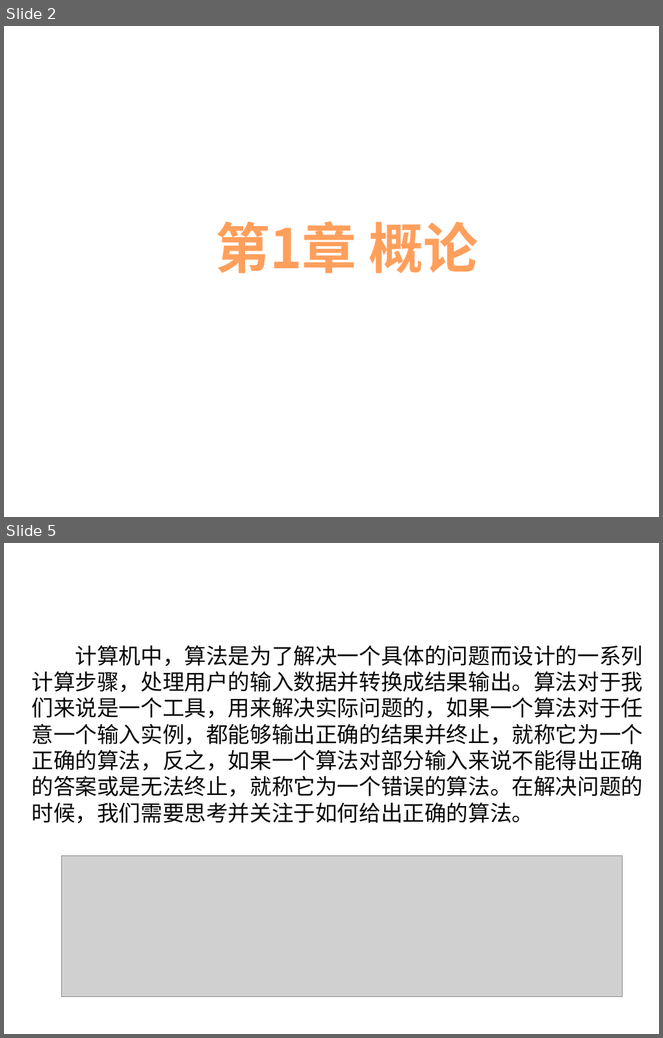
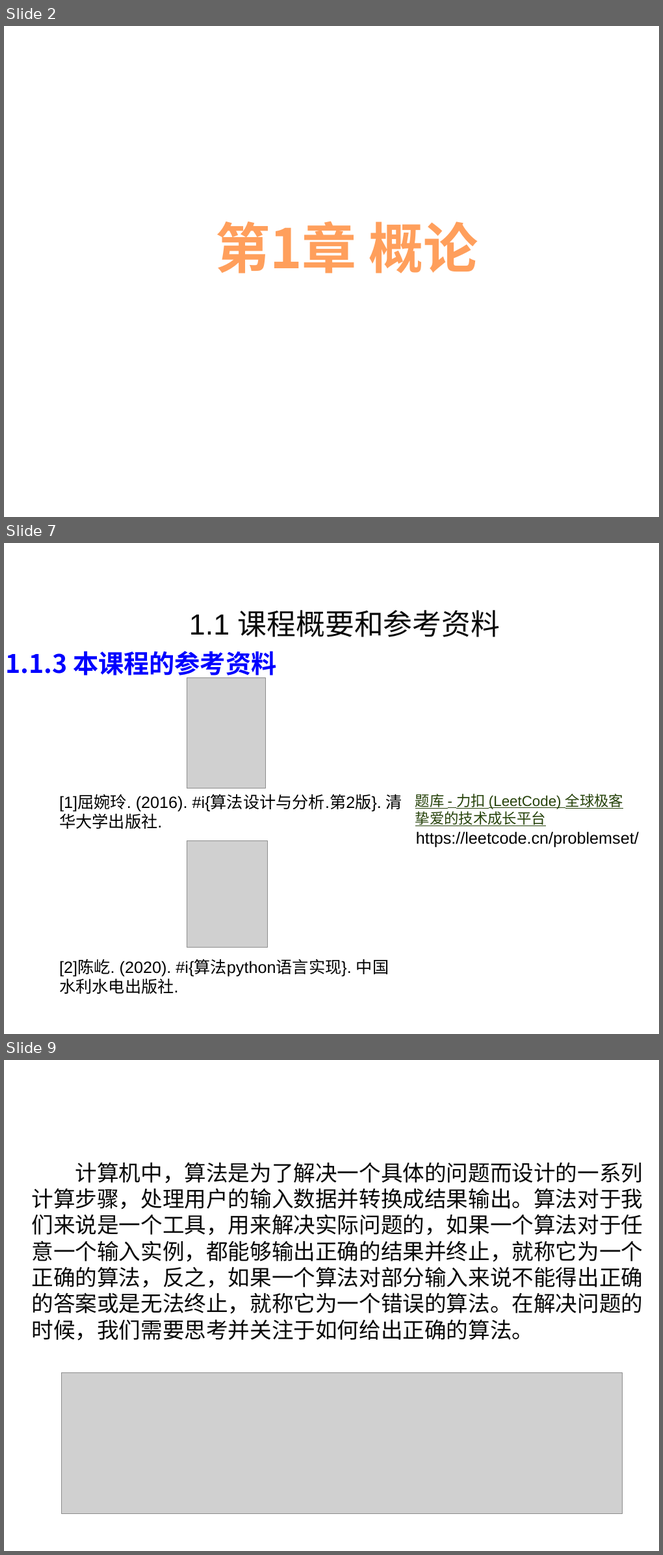
Before and after one commit to liutongling/DP, a slide deck: file/第1章 概论.pptx. Shown one above the other, each under a label of ours: slides 2 and 5 before the commit, slides 2, 7 and 9 after it; the slides between them are not shown. The pictures are 663x1038 and 663x1555 pixels, drawn with LibreOffice and Linux fonts; fonts in the diff are those of the drawing; grey boxes stand for pictures; background and template pictures are left out. Boxes give left, top, right and bottom in pixels: in the first picture for what was removed or moved away, otherwise in the second. Text is boxed around its words. In the diff, an @@ line names an element or a change of style, - is before the commit and + after.

```diff
--- a/file/第1章 概论.pptx
+++ b/file/第1章 概论.pptx
@@ slide 7 added at [4,543,659,1034], background #FFFFFF @@
@@ text added at [189,610,500,637], 32 pt, text #080808 @@
+1.1 课程概要和参考资料
@@ text added at [6,651,276,680], 28 pt, text #0000FF, bold @@
+1.1.3 本课程的参考资料
@@ picture added at [187,678,265,789] @@
@@ text added at [59,794,402,829], 18 pt, text #000000 @@
+[1]屈婉玲. (2016). #i{算法设计与分析.第2版}. 清华大学出版社.
@@ text added at [415,794,623,826], 16 pt, text #26420A, underline @@
+题库 - 力扣 (LeetCode) 全球极客挚爱的技术成长平台
@@ text added at [416,832,639,848], 18 pt, text #000000 @@
+https://leetcode.cn/problemset/
@@ picture added at [187,841,267,948] @@
@@ text added at [59,959,389,994], 18 pt, text #000000 @@
+[2]陈屹. (2020). #i{算法python语言实现}. 中国水利水电出版社.
@@ what was slide 5 is now slide 9 @@
```
Also in this commit, not shown: 5 slides changed, 3 other slides added, 1 other file.
